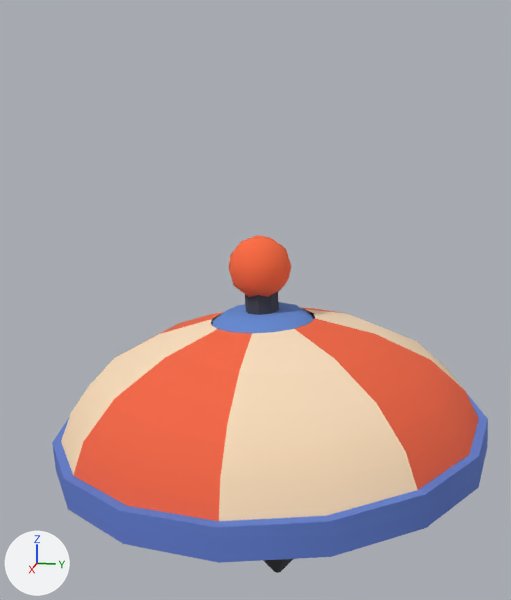
The glTF model public/assets/toycar/set-board-top.glb: old version first, new version second.
Before and after are seen from a 50 mm camera at (6.4, 1.05, 4.47) aimed at (-0.05, -0.24, 2.86). Every picture has the same lights, and +X, +Y and +Z are marked at lower left. The picture after the commit comes second. Where no turn or scale is listed for an object, it has been applied to the vertices.

Objects in the first picture: 'anim_spin:w=1.5#body' and 1 more.
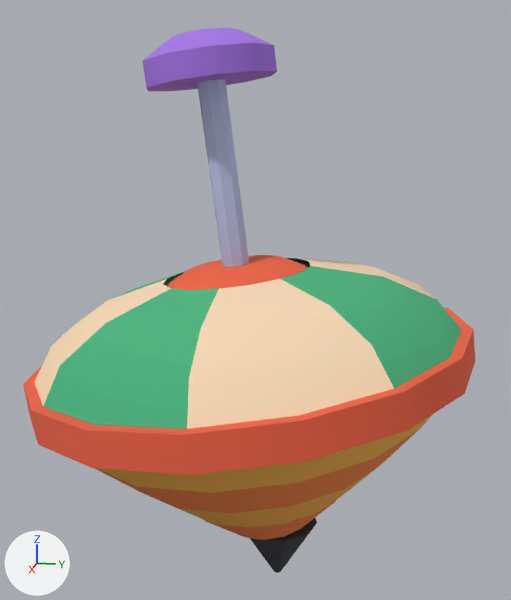
Boxes (x1, y1, x2, y2) around the edits, measured in the pictures (511 x 600 px):
'anim_spin:w=1.4#body', added: after (23, 27, 475, 540)
'anim_spin:w=1.5#body', deleted (beige): before (52, 235, 488, 563)
'anim_spin:w=0.4#lean', unchanged, uncovered by the edit: before (263, 559, 293, 573); after (250, 518, 317, 573)

The edits, one by one:
Mesh me_anim_spin_w_1_4_body is new.
It has 272 vertices, 516 faces and spans x -2.1..2.1, y -2.4..1.8, z 0.54..5.29.
It uses material mat_colormap (picture img_colormap_png).
Object 'anim_spin:w=1.5#body' (ob_anim_spin_w_1_5_body) is deleted.
Object 'anim_spin:w=1.4#body' (ob_anim_spin_w_1_4_body) is new; it shows me_anim_spin_w_1_4_body.
Its location is (0.0, 0.0, 0.0).
